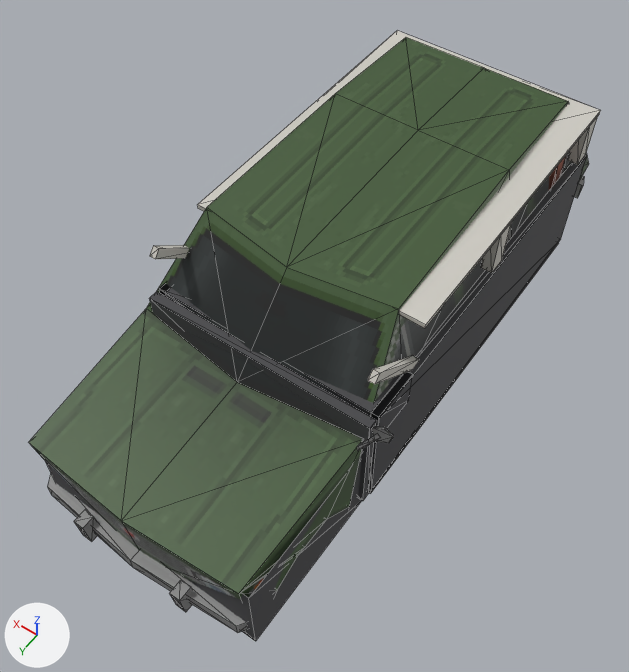
Before and after pictures for a commit that changed the glTF model assets/vehicles/kombi/kombi.glb.
Camera for both pictures: a 50 mm camera at (-1.82, 3.02, 4.71) aimed at (0.05, 0.41, 0.61). Arrows for +X, +Y and +Z are at lower left; the lights stay in place. The first picture is the older version. Mesh edges are drawn as thin lines. Vertices at exactly the same position are counted once.

Script lines for the objects in view, before the commit:
```python
mat_int_liner = principled_material('int_liner')
mat_int_liner.base_color = (0.62, 0.6, 0.55)  # light grey #cecbc4
mat_int_liner.roughness = 0.95
me_car = bpy.data.meshes.new('Car')
me_car.from_pydata(...)  # 185 vertices, 319 faces; spans x -0.82..0.82, y -2.07..2.08, z 0.22..1.47
me_car.materials.append(mat_body)  # picture img_car
me_hood = bpy.data.meshes.new('hood')
me_hood.from_pydata(...)  # 13 vertices, 7 faces; spans x -0.77..0.78, y 0.0..1.06, z -0.22..0.0
me_hood.materials.append(mat_body)  # picture img_car
me_interior = bpy.data.meshes.new('interior')
me_interior.from_pydata(...)  # 280 vertices, 364 faces; spans x -0.72..0.72, y -1.47..1.02, z 0.28..1.43
# faces by material slot: [84, 96, 12, 88, 84]
me_interior.materials.append(mat_int_plastic)  # dark grey #454548
me_interior.materials.append(mat_int_fabric)  # brown #a06150
me_interior.materials.append(mat_int_metal)  # light grey #bcbcbf
me_interior.materials.append(mat_gauge)  # white #ffffff
me_interior.materials.append(mat_int_liner)  # light grey #cecbc4
ob_body = bpy.data.objects.new('body', me_car)
ob_body.location = (0.0, 0.0, 0.0)
ob_hood = bpy.data.objects.new('hood', me_hood)
ob_hood.location = (0.0, 0.956, 1.061)
ob_interior = bpy.data.objects.new('interior', me_interior)
ob_interior.location = (0.0, 0.0, 0.0)
# also in view: 'bay' at (0.0, 1.47, 0.52)
```
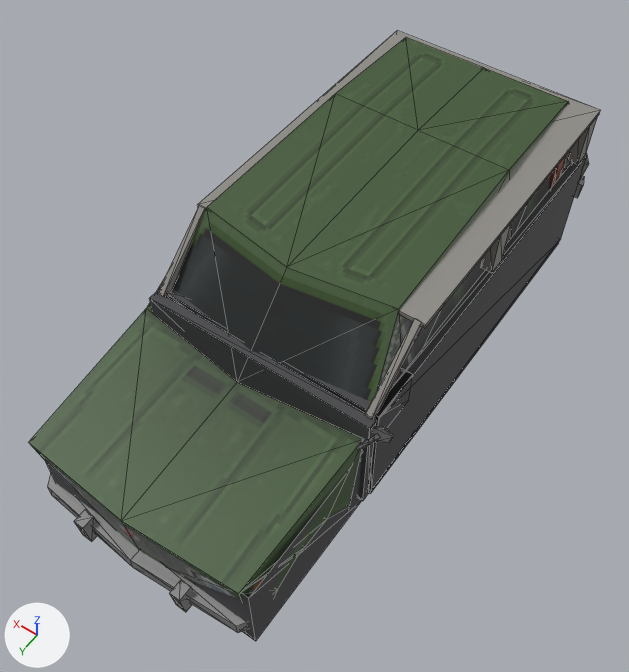
Where the change shows, as pixel boxes (x1, y1, x2, y2) in the pictures (629 x 672 px; the box of a moved part takes in the faces that stretch with it):
'interior', reshaped
    both: (150, 31, 600, 501)
part 1 of me_interior, moved or reshaped
    before: (368, 355, 419, 384)
    after: (365, 319, 423, 419)
part 2 of me_interior, moved or reshaped
    before: (150, 245, 189, 259)
    after: (158, 205, 206, 297)

Patch to the scene script:
```diff
--- a/assets/vehicles/kombi/kombi.glb.py
+++ b/assets/vehicles/kombi/kombi.glb.py
@@ mat_int_liner @@
 mat_int_liner = principled_material('int_liner')
-mat_int_liner.base_color = (0.62, 0.6, 0.55)  # light grey #cecbc4
+mat_int_liner.base_color = (0.28, 0.27, 0.25)  # grey #908e89
 mat_int_liner.roughness = 0.95
@@ me_interior @@
 # used by ob_interior; location = (0.0, 0.0, 0.0)
-me_interior.from_pydata(...)  # 280 vertices, 364 faces; spans x -0.72..0.72, y -1.47..1.02, z 0.28..1.43
+me_interior.from_pydata(...)  # 292 vertices, 384 faces; spans x -0.72..0.72, y -1.47..1.02, z 0.28..1.43
+# me_interior part 1: the loose piece of 8 vertices spanning x -0.7..-0.66, y 0.52..0.97, z 1.05..1.43 is turned 100.5 degrees about the x axis through its middle
+# me_interior part 2: the loose piece of 8 vertices spanning x 0.66..0.7, y 0.52..0.97, z 1.05..1.43 is turned 100.5 degrees about the x axis through its middle
+# other edits to the shape of me_interior do not show in these pictures
 me_interior.materials.append(mat_int_plastic)
```
